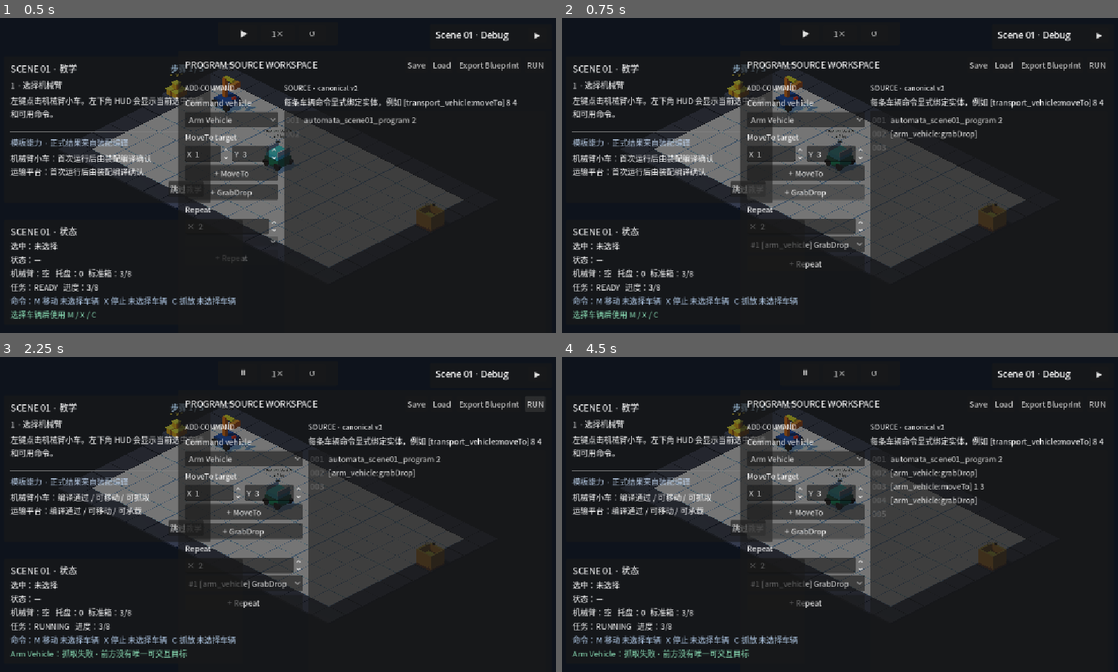
Above: before the commit, frames 1-4 (two rows, left to right).
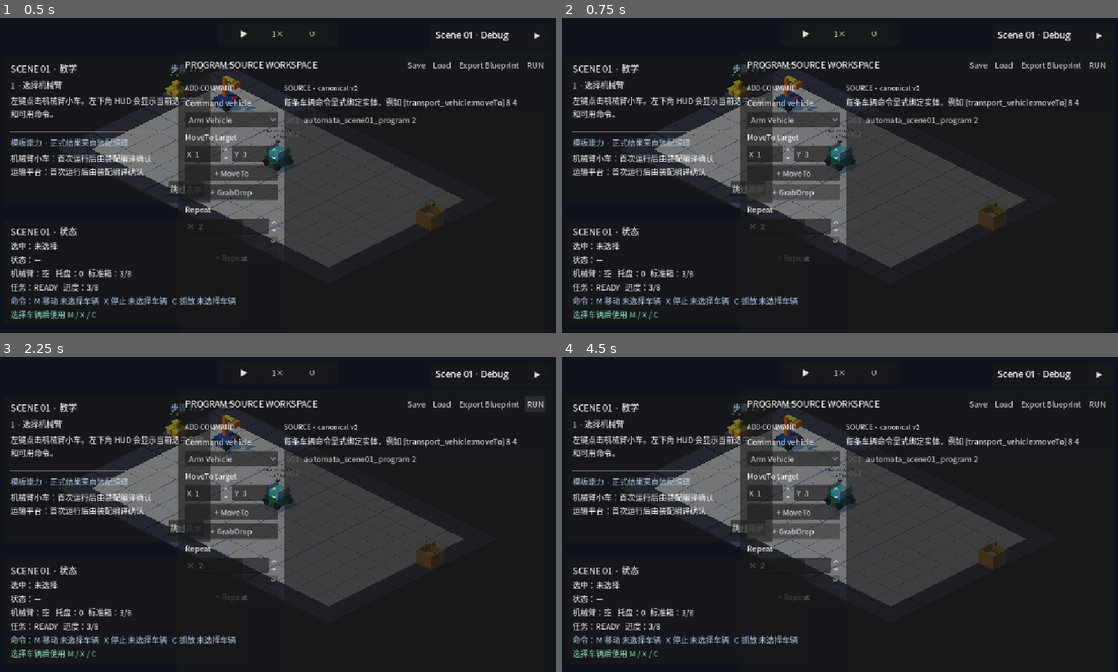
Above: after the commit, the same moments.

Repository: Ri0n72Y/automata
Game: Godot game, scene res://scenes/scene_01/scene_01_basic_packing.tscn
Same seed, same stepped clock (60 frames per second), same inputs: the game is played once before the commit and once after it.
Inputs:
- Up to frame 1 (0.5 s): no input
- Up to frame 2 (0.75 s): click "跳过教学" at 0.5 s
- Up to frame 3 (2.25 s): click "Export Blueprint" at 1.25 s; click "RUN" at 2 s
- Up to frame 4 (4.5 s): click "Arm Vehicle" at 2.75 s; click "+ MoveTo" at 3.5 s; click "+ GrabDrop" at 4.25 s

Frame 1 is identical in both runs. In frame 2, 3.6% of the frame differs, in the area x 34-98%, y 21-80%; in frame 3, 5.0%; in frame 4, 5.4%, in the area x 1-98%, y 3-96%.
Error after the commit: Invalid access to property or key 'pressed' on a base object of type 'null instance'. (res://scripts/scene_01/scene_01_program_ui.gd:86)

Commit message:
refactor(scene-01): make Program workspace a collapsible rail

Diff:
--- a/scripts/scene_01/scene_01_program_ui.gd
+++ b/scripts/scene_01/scene_01_program_ui.gd
@@ -5,6 +5,16 @@
 const RunnerScript := preload("res://scripts/scene_01/scene_01_program_runner.gd")
 const VehicleManagerScript := preload("res://scripts/scene_01/scene_01_vehicle_manager.gd")
 const VehicleActorScript := preload("res://scripts/vehicles/vehicle_actor.gd")
+const COLLAPSED_WIDTH := 52.0
+const WIDE_WIDTH := 520.0
+const COMPACT_WIDTH := 440.0
+const NARROW_WIDTH := 420.0
+@onready var _program_panel: PanelContainer = %ProgramPanel
+@onready var _title: Label = %ProgramTitle
+@onready var _expanded_content: VBoxContainer = %ExpandedContent
+@onready var _collapse_button: Button = %WorkspaceCollapseButton
+@onready var _builder_toggle: Button = %BuilderToggleButton
+@onready var _builder_body: VBoxContainer = %BuilderBody
 @onready var _vehicle_option: OptionButton = %VehicleOption
 @onready var _target_x: SpinBox = %TargetX
 @onready var _target_y: SpinBox = %TargetY
@@ -27,11 +37,16 @@
 var _statement_lines: Array[int] = []
 var _editing_enabled := true
 var _suppress_source_signal := false
+var _workspace_collapsed := true
+var _builder_expanded := false
 func _ready() -> void:
 	_runner = get_parent().get_node("SceneRoot/Scene01ProgramRunner") as RunnerScript
 	_vehicle_manager = get_parent().get_node("SceneRoot/RobotRoot/Scene01VehicleManager") as VehicleManagerScript
 	_bind_ui()
 	_bind_runner()
+	get_viewport().size_changed.connect(_apply_workspace_layout)
+	set_command_builder_expanded(false)
+	set_workspace_collapsed(true)
 	call_deferred("_initialize_editor")
 func _initialize_editor() -> void:
 	_populate_vehicles()
@@ -44,7 +59,32 @@
 func set_source_text(source: String) -> void:
 	_set_source_text_internal(source)
 	_parse_current_source(true)
+func set_workspace_collapsed(collapsed: bool) -> void:
+	_workspace_collapsed = collapsed
+	_title.visible = not collapsed
+	_expanded_content.visible = not collapsed
+	_collapse_button.text = "P ▶" if collapsed else "▶"
+	_collapse_button.tooltip_text = "打开 PROGRAM" if collapsed else "折叠 PROGRAM"
+	_apply_workspace_layout()
+	if collapsed:
+		get_viewport().gui_release_focus()
+func is_workspace_collapsed() -> bool:
+	return _workspace_collapsed
+func set_command_builder_expanded(expanded: bool) -> void:
+	_builder_expanded = expanded
+	_builder_body.visible = expanded
+	_builder_toggle.text = "▼ ADD COMMAND" if expanded else "▶ ADD COMMAND"
+func is_command_builder_expanded() -> bool:
+	return _builder_expanded
+func _apply_workspace_layout() -> void:
+	var viewport_width := float(get_viewport().get_visible_rect().size.x)
+	var width := COLLAPSED_WIDTH
+	if not _workspace_collapsed:
+		width = WIDE_WIDTH if viewport_width >= 1920.0 else (COMPACT_WIDTH if viewport_width >= 1600.0 else NARROW_WIDTH)
+	_program_panel.offset_left = _program_panel.offset_right - width
 func _bind_ui() -> void:
+	_collapse_button.pressed.connect(func(): set_workspace_collapsed(not _workspace_collapsed))
+	_builder_toggle.pressed.connect(func(): set_command_builder_expanded(not _builder_expanded))
 	_vehicle_option.item_selected.connect(_on_vehicle_selected)
 	_source_editor.text_changed.connect(_on_source_changed)
 	_add_move_button.pressed.connect(_on_add_move)
